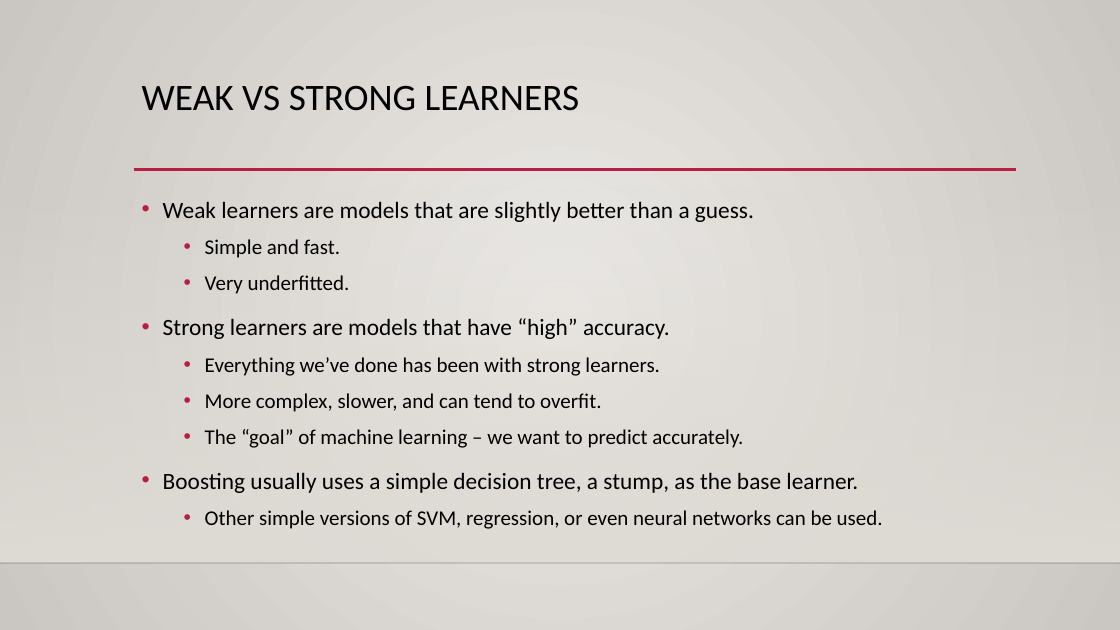
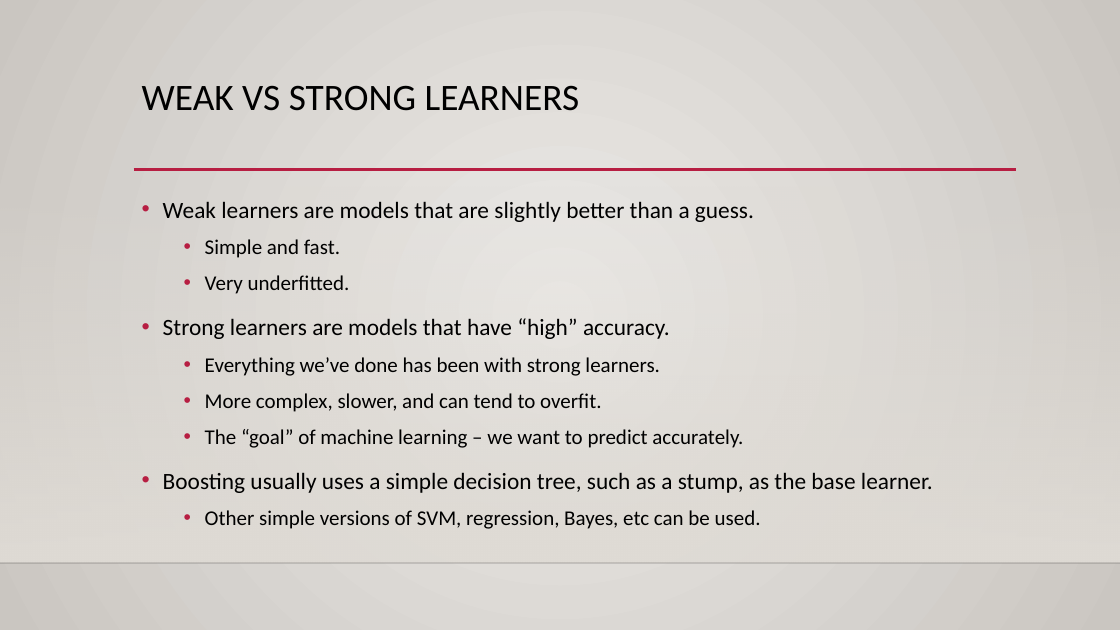
Before and after one commit to allyryry/3950_Workbooks, a slide deck: slide 4 of reference_content/Slides/boosting.pptx. Drawn at 1120x630 pixels with LibreOffice and Linux fonts; fonts in the diff are those of the drawing; background and template pictures are left out. Boxes give left, top, right and bottom in pixels: in the first picture for what was removed or moved away, otherwise in the second. Text is boxed around its words. In the diff, an @@ line names an element or a change of style, - is before the commit and + after.

Commit message:
update

```diff
--- a/reference_content/Slides/boosting.pptx
+++ b/reference_content/Slides/boosting.pptx
@@ text at (163, 472, 933, 529): text changed; size 18 to 20 pt @@
-• Boosting usually uses a simple decision tree, a stump, as the base learner.
-  • Other simple versions of SVM, regression, or even neural networks can be used.
+• Boosting usually uses a simple decision tree, such as a stump, as the base learner.
+  • Other simple versions of SVM, regression, Bayes, etc can be used.
```
Also in this commit, not shown: 3 other slides changed, 5 slides added.
